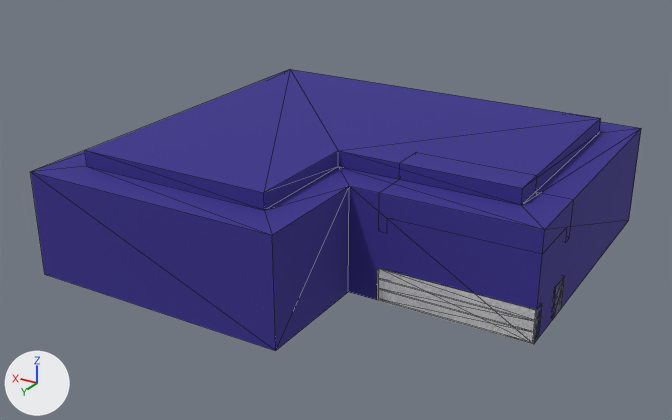
The glTF model src/assets/scene.glb, before and after one commit.
Rendered twice from a 50 mm lens placed at (-14.35, 27.17, 13.75), pointed at (0.42, 2.55, 1.44). Arrows for +X, +Y and +Z are at lower left; the lights stay in place. Mesh edges are drawn as thin lines. Where no turn or scale is listed for an object, it has been applied to the vertices. Vertices at the same position are counted once.

Names of what the first picture shows: 'Counter1', 'Counter2', 'Room'.
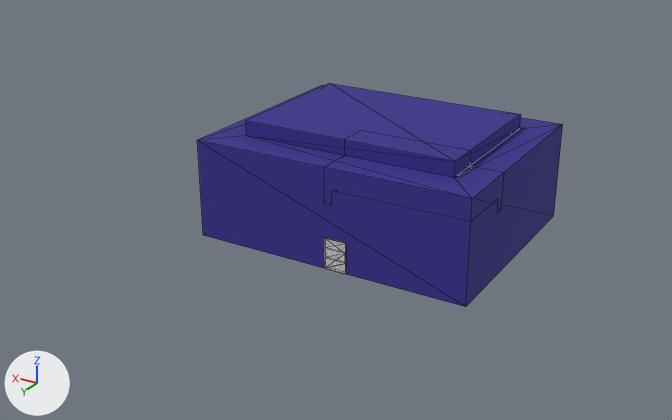
Commit message: Reduce size of interactive room

Where the change shows, as pixel boxes (x1, y1, x2, y2) in the pictures (672 x 420 px):
'Room', reshaped (40% narrower, 20% shorter)
    before: (31, 69, 641, 351)
    after: (197, 83, 563, 307)
'Counter2', deleted
    before: (377, 268, 542, 344)
'Counter1', reshaped, moved
    before: (553, 279, 564, 316)
    after: (324, 238, 345, 274)

Edits to the bpy script that builds the scene:
```text
Change me_cube_001:
    used by ob_room; location = (0.0, 0.0, 0.0)
    remove me_cube_001.from_pydata(...)  # 41 vertices, 62 faces; spans x -7.5..7.5, y -5.0..9.0, z 0.0..4.1
    add me_cube_001.from_pydata(...)  # 33 vertices, 46 faces; spans x -5.0..5.0, y -4.0..4.0, z 0.0..4.1
    me_cube_001 part 1: the loose piece of 24 vertices spanning x -7.5..7.5, y -5.0..9.0, z 0.0..4.0 is rebuilt with 16 vertices and now spans x -5.0..5.0, y -4.0..4.0, z 0.0..4.0
Change me_cube:
    used by ob_counter1; location = (-5.0, 3.0, 0.0)
    remove me_cube.from_pydata(...)  # 36 vertices, 68 faces; spans x -2.5..2.5, y -0.4..0.4, z 0.0..1.1
    add me_cube.from_pydata(...)  # 52 vertices, 100 faces; spans x -1.5..2.5, y -0.4..2.0, z 0.0..1.1
    me_cube part 2
    28 vertices are removed from x -2.5..2.5, y -0.4..0.4, z 0.0..1.1
    68 faces are deleted
    14 vertices are added at x -1.5..2.5, y -0.4..2.0, z 0.0..1.1
    6 new vertices lie (-0.76, 2.32, 0.0) away from vertices in x 2.46, y -0.36, z 0.04..1.06
    6 new vertices lie (-3.92, 0.76, 0.0) away from vertices in x 2.46, y -0.36, z 0.04..1.06
    6 new vertices lie (0.0, -0.76, 0.0) away from vertices in x -1.46, y 0.4, z 0.04..1.06
    6 new vertices lie (0.76, 0.0, 0.0) away from vertices in x 1.7, y 1.96, z 0.04..1.06
    6 new vertices lie (3.16, 0.0, 0.0) away from vertices in x -1.46, y 0.4, z 0.04..1.06
    100 new faces join them
Change ob_counter1:
    ob_counter1.location: (-5.0, 3.0, 0.0) -> (-2.5, 2.0, 0.0)
Remove ob_counter2:
    ob_counter2 = bpy.data.objects.new('Counter2', me_cube_002)
    ob_counter2.location = (-5.0, 4.8, 0.0)
```
